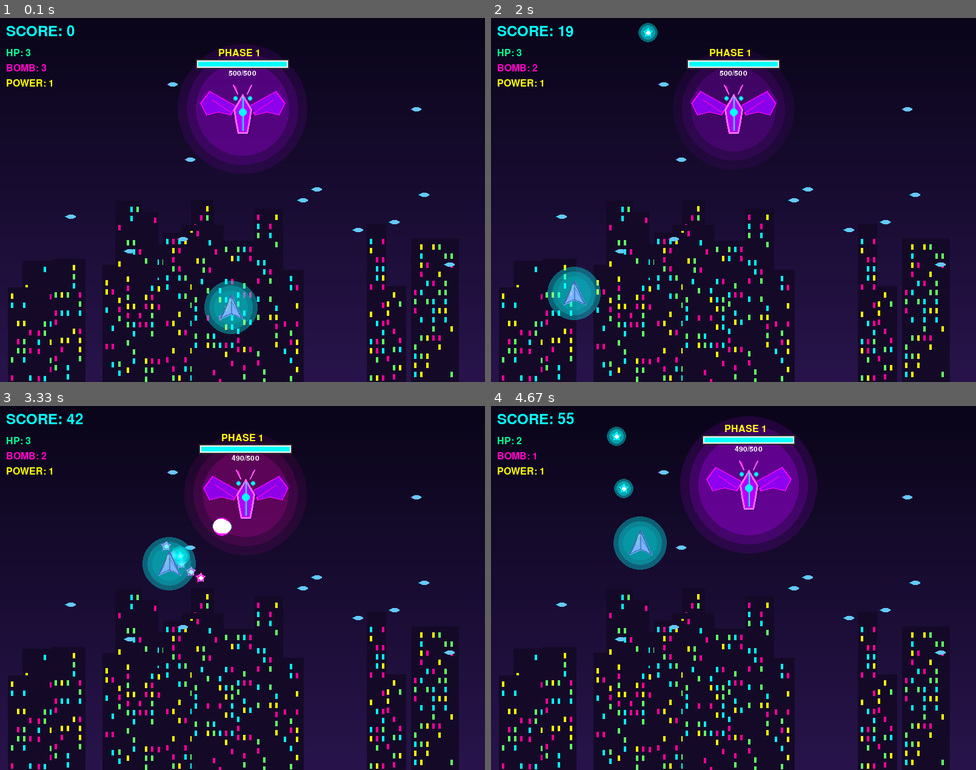
Above: before the commit, frames 1-4 (two rows, left to right).
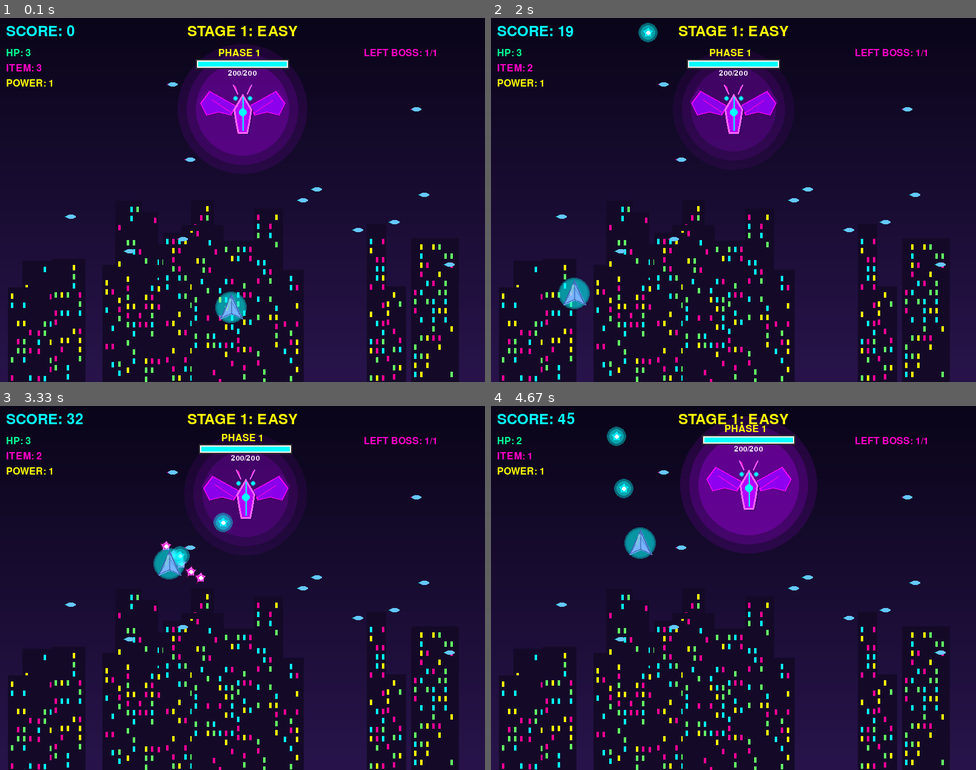
Above: after the commit, the same moments.

Repository: LeF-0213/MyPyGame
Game: pygame game, started from main.py
Same seed, same stepped clock (60 frames per second), same inputs: the game is played once before the commit and once after it.
Inputs (mouse positions are in pixels of both pictures, inside the frame that each line leads up to):
- Up to frame 1 (0.1 s): no input
- Up to frame 2 (2 s): tap Space at 0.33, 0.73, 1.03 s; hold X 0.67-1.2 s; move the mouse to (651, 287) at 0.7 s; tap Shift at 0.82 s; click (568, 287) at 1.28 s; click (568, 316) at 1.62 s; click (597, 149) at 1.95 s
- Up to frame 3 (3.33 s): click (203, 566) at 2.28 s; click (417, 631) at 2.62 s; tap Space at 2.97, 3.27 s; click (101, 515) at 2.98 s; tap Shift at 3.05 s
- Up to frame 4 (4.67 s): tap Space at 3.53, 4.2, 4.5 s; click (709, 591) at 3.55 s; tap X at 3.62 s; click (563, 526) at 3.85 s; click (626, 526) at 4.22 s; tap Shift at 4.28 s; click (825, 700) at 4.62 s

The runs differ from the first frame. In frame 1, 1.5% of the frame differs, in the area x 1-90%, y 2-87%; in frame 2, 1.5%; in frame 3, 2.5%, in the area x 1-90%, y 2-51%; in frame 4, 1.5%.

Commit message:
충돌 해결 및 test 완료

Diff:
--- a/main.py
+++ b/main.py
@@ -10,10 +10,10 @@
   print("  - X: 폭탄 (적 탄막 전부 제거)")
   print("  - R: 재시작")
   print("  - ESC: 종료")
-  print("\n난이도 선택:")
-  print("  1: EASY")
-  print("  2: NORMAL")
-  print("  3: HARD")
+  # print("\n난이도 선택:")
+  # print("  1: EASY")
+  # print("  2: NORMAL")
+  # print("  3: HARD")
 
   # difficulty = input("\n난이도를 선택하세요 (1-3): ")
 
--- a/src/entities/boss.py
+++ b/src/entities/boss.py
@@ -4,16 +4,22 @@
 from src.utils.constants import *
 
 class Boss(GameObject):
-  def __init__(self, x, y, image, bullet_image, difficulty=1):
+  def __init__(self, x, y, image, bullet_image, stage=1):
     super().__init__(x, y)
     self.image = image
     self.bullet_image = bullet_image
-    self.radius = 60
-    self.max_hp = DIFFICULTY_LEVELS[difficulty]["boss_hp"]
+    self.stage = stage
+    self.radius = 25
+
+    # 스테이지에 따른 능력치
+    config = DIFFICULTY_LEVELS.get(stage, DIFFICULTY_LEVELS[1])
+    self.max_hp = config["boss_hp"]
     self.hp = self.max_hp
-    self.phase = 1                          # 공격 페이즈
+    self.phase = 1          # 공격 페이즈
+    self.attack_cooldown = config["cooldown"]
+    self.attack_speed = config["attack_speed"]
+
     self.attack_timer = 0
-    self.attack_cooldown = DIFFICULTY_LEVELS[difficulty]["cooldown"]
     self.pattern_index = 0
     self.target_x = x
     self.target_y = y
@@ -47,10 +53,22 @@
     if self.hit_flash > 0:
       self.hit_flash -= dt * 5
 
+  # 새 페이즈 진입
+  def enter_phase(self, new_phase):
+    self.phase = new_phase
+    self.attack_cooldown *= 0.8
+    return True
+
+
   def take_damage(self, damage):
     self.hp -= damage
     self.hit_flash = 1.0
-    return self.hp <= 0
+
+    if self.hp <= 0:
+      self.hp = 0
+      self.active = False
+      return True
+    return False
 
   def try_attack(self, player):
     if self.attack_timer >= self.attack_cooldown:
@@ -128,7 +146,7 @@
 
     # HP(그라데이션)
     hp_ratio = max(0, self.hp / self.max_hp)
-    current_width = int(bar_width)
+    current_width = int(bar_width * hp_ratio)
 
     if hp_ratio > 0.5:
       color = NEON_CYAN
@@ -147,3 +165,9 @@
     font = pygame.font.Font(None, 18)
     hp_text = font.render(f"{int(self.hp)}/{int(self.max_hp)}", True, WHITE)
     screen.blit(hp_text, (self.x - hp_text.get_width()//2, bar_y + 15))
+
+    # 페이지 표시
+    if self.phase > 1:
+      phase_font = pygame.font.Font(None, 24)
+      phase_text = phase_font.render(f"PHASE {self.phase}", True, NEON_YELLOW)
+      screen.blit(phase_text, (self.x - 40, self.y - 100))
--- a/src/entities/bullet.py
+++ b/src/entities/bullet.py
@@ -8,7 +8,7 @@
     self.speed = speed
     self.angle = angle
     self.image = image
-    self.radius = 6
+    self.radius = 5
 
   def update(self, dt):
     self.x += math.cos(self.angle) * self.speed * dt
@@ -56,7 +56,7 @@
   def update(self, dt):
     if self.target:
       dx = self.target.x - self.x
-      dy = self.target.y = self.y
+      dy = self.target.y - self.y
       target_angle = math.atan2(dy, dx)
       diff = (target_angle - self.angle + math.pi) % (2 * math.pi) - math.pi
       self.angle += max(-self.turn_speed*dt, min(self.turn_speed*dt, diff))
@@ -92,7 +92,7 @@
         start_x = self.x + math.cos(self.angle) * i
         start_y = self.y + math.sin(self.angle) * i
         segment_end_x = self.x + math.cos(self.angle) * (i + 10)
-        segment_end_y = self.y + math.cos(self.angle) * (i + 10)
+        segment_end_y = self.y + math.sin(self.angle) * (i + 10)
         pygame.draw.line(screen, color, (start_x, start_y), (segment_end_x, segment_end_y), width)
     else:
       color = NEON_PURPLE
@@ -122,7 +122,7 @@
 
     # 선분-점 최단거리
     dx = end_x - self.x
-    dy = end_y = self.y
+    dy = end_y - self.y
 
     if dx == 0 and dy == 0:
       distance = math.sqrt((px - self.x)**2 + (py - self.y)**2)
--- a/src/entities/player.py
+++ b/src/entities/player.py
@@ -7,9 +7,9 @@
   def __init__(self, x, y, image, bullet_image):
     super().__init__(x, y)
     self.image = image
-    self.radius = 3           # 층돌 처리용 반지름
+    self.radius = 5           # 층돌 처리용 반지름
     self.hp = PLAYER_MAX_HP
-    self.bombs = PLAYER_BOMB_COUNT
+    self.items = PLAYER_ITEM_COUNT
     self.shoot_cooldown = 0   # 연속 발사 제한용 타이머
     self.invincible = False   # 무적 상태 여부
     self.invincible_timer = 0
@@ -59,9 +59,9 @@
       return bullets
     return []
 
-  def use_bomb(self):
-    if self.bombs > 0:
-      self.bombs -= 1
+  def use_item(self):
+    if self.items > 0:
+      self.items -= 1
       self.invincible = True
       self.invincible_timer = 1.0
       return True
@@ -81,7 +81,7 @@
       return
 
     for i in range(3, 0, -1):
-      glow_size = 20 + i * 8
+      glow_size = 20 + i * 2
       glow_surf = pygame.Surface((glow_size * 2, glow_size * 2), pygame.SRCALPHA)
       pygame.draw.circle(glow_surf, (*NEON_CYAN, 30 * i), (glow_size, glow_size), glow_size)
       screen.blit(glow_surf, (int(self.x - glow_size), int(self.y - glow_size)))
--- a/src/entities/powerup.py
+++ b/src/entities/powerup.py
@@ -4,9 +4,9 @@
 
 class PowerUp(GameObject):
   TYPES = {
-    "power": {"color": NEON_CYAN, "symbol": "p"},
-    "bomb": {"color": NEON_PINK, "symbol": "B"},
-    "hp": {"color": NEON_GREEN, "symbol": "+"}
+    "power": {"color": NEON_CYAN, "symbol": "P"},
+    "item": {"color": NEON_PINK, "symbol": "I"},
+    "hp": {"color": NEON_GREEN, "symbol": "Hp"}
   }
 
   def __init__(self, x, y, powerup_type="power"):
@@ -28,7 +28,7 @@
     pulse_size = 15 + math.sin(self.pulse) * 3
 
     for i in range(4, 0, -1):
-      glow_size = int(pulse_size + i * 5)
+      glow_size = int(pulse_size + i * 4)
       glow_surf = pygame.Surface((glow_size * 2, glow_size * 2), pygame.SRCALPHA)
       pygame.draw.circle(glow_surf, (*color, 80 // i), (glow_size, glow_size), glow_size)
       screen.blit(glow_surf, (int(self.x - glow_size), int(self.y - glow_size)))
@@ -37,16 +37,16 @@
     pygame.draw.circle(screen, WHITE, (int(self.x), int(self.y)), int(pulse_size))
 
     font = pygame.font.Font(None, 24)
-    text = font.render(config["symbol"], True, WHITE)
+    text = font.render(config["symbol"], True, color)
     screen.blit(text, (self.x - text.get_width()//2, self.y - text.get_height()//2))
 
   def apply(self, player):
     if self.type == "power":
       player.power_level = min(player.power_level + 1, 3)
       return "POWER UP!"
-    elif self.type == "bomb":
-      player.bombs += 1
-      return "BOMB +1"
+    elif self.type == "item":
+      player.items += 1
+      return "Item +1"
     elif self.type == "hp":
       player.hp = min(player.hp + 1, PLAYER_MAX_HP)
       return "HP +1"
--- a/src/game.py
+++ b/src/game.py
@@ -4,7 +4,7 @@
 from .utils.constants import *
 
 class Game:
-  def __init__(self, difficulty=1):
+  def __init__(self, difficulty=1, start_stage=1):
     pygame.init()
     pygame.font.init()
     self.screen = pygame.display.set_mode((WIDTH, HEIGHT))
@@ -13,9 +13,14 @@
     self.running = True
     self.difficulty = difficulty
 
+    # 스테이지 시스템
+    self.current_stage = start_stage
+    self.max_stage = 4
+
     self.score = 0
     self.game_over = False
     self.victory = False
+    self.stage_clear = False
 
     # 이미지 로드
     try:
@@ -33,7 +38,9 @@
       self.bg_img.fill(DARK_BG)
 
     self.player = Player(WIDTH // 2, HEIGHT - 100, self.player_img, self.bullet_img)
-    self.boss = Boss(WIDTH // 2, 150, self.boss_img, self.boss_bullet_img, difficulty)
+    # self.boss = Boss(WIDTH // 2, 150, self.boss_img, self.boss_bullet_img, difficulty)
+    self.bosses = []
+    self.create_stage_bosses(self.current_stage)
     self.player_bullets = []
     self.enemy_bullets = []
     self.powerups = []
@@ -45,6 +52,7 @@
 
     self.font = pygame.font.Font(None, 36)
     self.small_font = pygame.font.Font(None, 24)
+    self.large_font = pygame.font.Font(None, 72)
 
 
   def create_default_image(self, size, color):
@@ -52,8 +60,47 @@
     pygame.draw.circle(surf, color, (size//2, size//2), size//2)
     return surf
 
+  # 스테이지에 맞는 보스 생성
+  def create_stage_bosses(self, stage):
+    self.bosses.clear()
+    config = DIFFICULTY_LEVELS.get(stage, DIFFICULTY_LEVELS[1])
+    boss_count = config["boss_count"]
+
+    if boss_count == 1:
+      boss = Boss(WIDTH // 2, 150, self.boss_img, self.boss_bullet_img, stage)
+      self.bosses.append(boss)
+
+    elif boss_count == 2:
+      boss1 = Boss(WIDTH // 3, 150, self.boss_img, self.boss_bullet_img, stage)
+      boss2 = Boss(WIDTH * 2 // 3, 150, self.boss_img, self.boss_bullet_img, stage)
+
+      # 서로 다른 패턴 타이밍 (교차 공격)
+      boss2.attack_timer = config["cooldown"] / 2 # 절반씩 차이
+
+      self.bosses.append(boss1)
+      self.bosses.append(boss2)
+
+  # 다음 스테이지
+  def next_stage(self):
+    if self.current_stage < self.max_stage:
+      self.current_stage += 1
+      self.stage_clear = False
+      self.enemy_bullets.clear()
+      self.create_stage_bosses(self.current_stage)
+
+      # 스테이지 보너스
+      self.score += 1000 * self.current_stage
+    else:
+      # 전체 게임 클리어!
+      self.victory = True
+
+  # 충돌 감지
   def check_collision(self, obj1, obj2):
-    return obj1.distance_to(obj2) < (obj1.radius + obj2.radius)
+    if not hasattr(obj1, 'radius') or not hasattr(obj2, 'radius'):
+      return False
+
+    distance = math.sqrt((obj2.x - obj1.x)**2 + (obj2.y - obj1.y)**2)
+    return distance < (obj1.radius + obj2.radius)
 
   def show_message(self, text):
     self.message = text
@@ -63,6 +110,9 @@
     if self.game_over or self.victory:
       return
 
+    if self.stage_clear:
+      return
+
     if self.player.slow_mode:
       dt *= 0.3
 
@@ -71,43 +121,61 @@
     # 플레이어
     self.player.update(dt, self.particles)
 
-    # 보스
-    self.boss.update(dt)
-    new_bullets = self.boss.try_attack(self.player)
-    self.enemy_bullets.extend(new_bullets)
+    # 모든 보스 업데이트
+    all_bosses_defeated = True
+    for boss in self.bosses:
+      if boss.active:
+        all_bosses_defeated = False
+        boss.update(dt)
+        new_bullets = boss.try_attack(self.player)
+        self.enemy_bullets.extend(new_bullets)
+
+        # 적 탄막
+        for bullet in self.enemy_bullets[:]:
+          bullet.update(dt)
+          if not bullet.active:
+            self.enemy_bullets.remove(bullet)
+          if isinstance(bullet, LaserBullet):
+            if bullet.check_collision_with_point(self.player.x, self.player.y, self.player.radius):
+              if self.player.take_damage():
+                self.particles.emit(self.player.x, self.player.y, "explosion", 20)
+                if not self.player.is_alive():
+                  self.game_over = True
+          else:
+            if self.check_collision(bullet, self.player):
+              if self.player.take_damage():
+                bullet.active = False
+                self.particles.emit(self.player.x, self.player.y, "explosion", 20)
+                if not self.player.is_alive():
+                  self.game_over = True
+
+    # 모든 보스 격파 체크
+    if all_bosses_defeated and len(self.bosses) > 0:
+      self.stage_clear = True
+      self.score += 5000
 
     # 플레이어 탄막
     for bullet in self.player_bullets[:]:
       bullet.update(dt)
       if not bullet.active:
         self.player_bullets.remove(bullet)
-      elif self.check_collision(bullet, self.boss):
-        defeated = self.boss.take_damage(bullet.damage)
-        bullet.active = False
-        self.score += 10
-        self.particles.emit(bullet.x, bullet.y, "explosion", 5)
-
-        if defeated:
-          self.victory = True
-          self.particles.emit(self.boss.x, self.boss.y, "explosion", 100)
-
-    # 적 탄막
-    for bullet in self.enemy_bullets[:]:
-      bullet.update(dt)
-      if not bullet.active:
-        self.enemy_bullets.remove(bullet)
-      elif self.check_collision(bullet, self.player):
-        if self.player.take_damage():
+        continue
+
+      for boss in self.bosses:
+        if boss.active and self.check_collision(bullet, boss):
+          defeated = boss.take_damage(bullet.damage)
           bullet.active = False
-          self.particles.emit(self.player.x, self.player.y, "explosion", 20)
-          if not self.player.is_alive():
-            self.game_over = True
+          self.score += 10
+          self.particles.emit(bullet.x, bullet.y, "explosion", 5)
+
+          if defeated:
+            self.particles.emit(boss.x, boss.y, "explosion", 100)
 
     # 파워업
     self.powerup_timer += dt
     if self.powerup_timer > 10.0:
       self.powerup_timer = 0
-      powerup_type = random.choice(["power", "bomb", "hp"])
+      powerup_type = random.choice(["power", "item", "hp"])
       self.powerups.append(PowerUp(random.randint(50, WIDTH - 50), -30, powerup_type))
 
     for powerup in self.powerups[:]:
@@ -130,7 +198,9 @@
   def draw(self):
     self.screen.blit(self.bg_img, (0, 0))
 
-    self.boss.draw(self.screen)
+    for boss in self.bosses:
+      if boss.active:
+        boss.draw(self.screen)
 
     for bullet in self.enemy_bullets:
       bullet.draw(self.screen)
@@ -145,17 +215,49 @@
     self.player.draw(self.screen)
 
     # UI
+    stage_config = DIFFICULTY_LEVELS[self.current_stage]
+    stage_name = stage_config['name']
+
+    stage_text = self.font.render(
+      f"STAGE {self.current_stage}: {stage_name}", True, NEON_YELLOW
+    )
+    self.screen.blit(stage_text, (WIDTH//2 - stage_text.get_width()//2, 10))
+
     score_text = self.font.render(f"SCORE: {int(self.score)}", True, NEON_CYAN)
     self.screen.blit(score_text, (10, 10))
 
     hp_text = self.small_font.render(f"HP: {int(self.player.hp)}", True, NEON_GREEN)
     self.screen.blit(hp_text, (10, 50))
 
-    bomb_text = self.small_font.render(f"BOMB: {self.player.bombs}", True, NEON_PINK)
-    self.screen.blit(bomb_text, (10, 75))
+    item_text = self.small_font.render(f"ITEM: {self.player.items}", True, NEON_PINK)
+    self.screen.blit(item_text, (10, 75))
 
     power_text = self.small_font.render(f"POWER: {self.player.power_level}", True, NEON_YELLOW)
     self.screen.blit(power_text, (10, 100))
+
+    # 남은 보스 수
+    active_bosses = sum(1 for boss in self.bosses if boss.active)
+    if active_bosses > 0:
+      boss_text = self.small_font.render(f"LEFT BOSS: {active_bosses}/{len(self.bosses)}", True, NEON_PINK)
+      self.screen.blit(boss_text, (WIDTH - 200, 50))
+
+    # 스테이지 클리어 화면
+    if self.stage_clear:
+      overlay = pygame.Surface((WIDTH, HEIGHT), pygame.SRCALPHA)
+      overlay.fill((0, 0, 0, 180))
+      self.screen.blit(overlay, (0, 0))
+
+      clear_text = self.large_font.render("STAGE CLEAR!", True, NEON_YELLOW)
+      self.screen.blit(clear_text, (WIDTH//2 - clear_text.get_width()//2, HEIGHT//2 - 100))
+
+      if self.current_stage < self.max_stage:
+        next_text = self.font.render(
+          f"Press SPACE for Stage {self.current_stage + 1}", True, WHITE
+        )
+        self.screen.blit(next_text, (WIDTH//2 - next_text.get_width()//2, HEIGHT//2 + 20))
+      else:
+        victory_text = self.font.render("ALL STAGES COMPLETE!", True, NEON_GREEN)
+        self.screen.blit(victory_text, (WIDTH//2 - victory_text.get_width()//2, HEIGHT//2 + 20))
 
     if self.player.slow_mode:
       slow_text = self.small_font.render("♦︎ slow_mode ♦︎", True, NEON_YELLOW)
@@ -167,22 +269,33 @@
       self.screen.blit(msg_text, (WIDTH//2 - msg_text.get_width()//2, HEIGHT - 100))
 
     # 게임 오버/승리
-    if self.game_over or self.victory:
+    if self.game_over:
       overlay = pygame.Surface((WIDTH, HEIGHT), pygame.SRCALPHA)
       overlay.fill((0, 0, 0, 180))
       self.screen.blit(overlay, (0, 0))
 
-      if self.victory:
-        title = self.font.render("★ VICTORY ★", True, NEON_YELLOW)
-      else:
-        title = self.font.render("GAME OVER", True, NEON_PINK)
-
-      score = self.font.render(f"Final Score: {int(self.score)}", True, NEON_CYAN)
+      go_text = self.large_font.render("GAME OVER", True, NEON_PINK)
+      self.screen.blit(go_text, (WIDTH//2 - go_text.get_width()//2, HEIGHT//2 - 60))
+
+      score_text = self.font.render(f"Final Score: {int(self.score)}", True, NEON_CYAN)
+      self.screen.blit(score_text, (WIDTH//2 - score_text.get_width()//2, HEIGHT//2 + 20))
+
       restart = self.small_font.render("Press R to Restart | ESC to Quit", True, WHITE)
-
-      self.screen.blit(title, (WIDTH//2 - title.get_width()//2, HEIGHT//2 - 80))
-      self.screen.blit(score, (WIDTH//2 - score.get_width()//2, HEIGHT//2 - 20))
-      self.screen.blit(restart, (WIDTH//2 - restart.get_width()//2, HEIGHT//2 + 40))
+      self.screen.blit(restart, (WIDTH//2 - restart.get_width()//2, HEIGHT//2 + 80))
+
+    if self.victory:
+      overlay = pygame.Surface((WIDTH, HEIGHT), pygame.SRCALPHA)
+      overlay.fill((0, 0, 0, 200))
+      self.screen.blit(overlay, (0, 0))
+
+      victory_text = self.large_font.render("VICTORY!", True, NEON_GREEN)
+      self.screen.blit(victory_text, (WIDTH//2 - victory_text.get_width()//2, HEIGHT//2 - 100))
+
+      final_score = self.font.render(f"Final Score: {int(self.score)}", True, NEON_YELLOW)
+      self.screen.blit(final_score, (WIDTH//2 - final_score.get_width()//2, HEIGHT//2))
+
+      congrats = self.small_font.render("You defeated all bosses!", True, WHITE)
+      self.screen.blit(congrats, (WIDTH//2 - congrats.get_width()//2, HEIGHT//2 + 60))
 
     pygame.display.flip()
 
@@ -193,13 +306,18 @@
       elif event.type == pygame.KEYDOWN:
         if event.key == pygame.K_ESCAPE:
           self.running = False
-        elif event.key == pygame.K_r and (self.game_over or self.victory):
-          self.__init__(self.difficulty)
+        elif event.key == pygame.K_r and self.game_over:
+          self.running = False
+          Game(self.difficulty, 1).run()
+          return
         elif event.key == pygame.K_SPACE:
-          bullets = self.player.shoot()
-          self.player_bullets.extend(bullets)
+          if self.stage_clear:
+            self.next_stage()
+          else:
+            bullets = self.player.shoot()
+            self.player_bullets.extend(bullets)
         elif event.key == pygame.K_x:
-          if self.player.use_bomb():
+          if self.player.use_item():
             self.enemy_bullets.clear()
             self.particles.emit(self.player.x, self.player.y, "explosion", 50)
 
--- a/src/utils/constants.py
+++ b/src/utils/constants.py
@@ -21,7 +21,7 @@
 PLAYER_HITBOX_RADIUS = 3
 PLAYER_SHOOT_COOLDOWN = 0.15  # 초당 약 6발
 PLAYER_MAX_HP = 3
-PLAYER_BOMB_COUNT = 3
+PLAYER_ITEM_COUNT = 3
 
 # 적/보스
 BOSS_ATTACK_COOLDOWN = 2.5
@@ -38,10 +38,10 @@
 
 # 난이도
 DIFFICULTY_LEVELS = {
-  1: {"name": "EASY", "boss_hp": 500, "attack_speed": 3.0, "cooldown": 2.5},
-  2: {"name": "NORMAL", "boss_hp": 1000, "attack_speed": 2.5, "cooldown": 2},
-  3: {"name": "HARD", "boss_hp": 2000, "attack_speed": 2.0, "cooldown": 1},
-  4: {"name": "INSANE", "boss_hp": 2000, "attack_speed": 1.5, "cooldown": 1}
+  1: {"name": "EASY", "boss_hp": 200, "attack_speed": 3.0, "cooldown": 2.5, "boss_count": 1},
+  2: {"name": "NORMAL", "boss_hp": 250, "attack_speed": 2.5, "cooldown": 2, "boss_count": 1},
+  3: {"name": "HARD", "boss_hp": 250, "attack_speed": 2.0, "cooldown": 1, "boss_count": 2},
+  4: {"name": "INSANE", "boss_hp": 350, "attack_speed": 1.5, "cooldown": 1, "boss_count": 2}
 }
 
 # 점수
